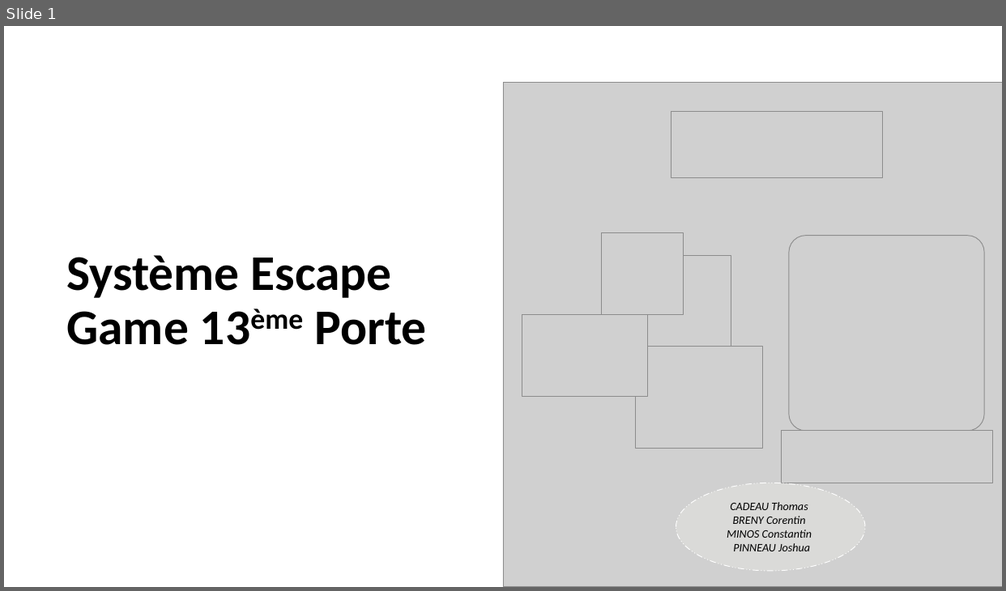
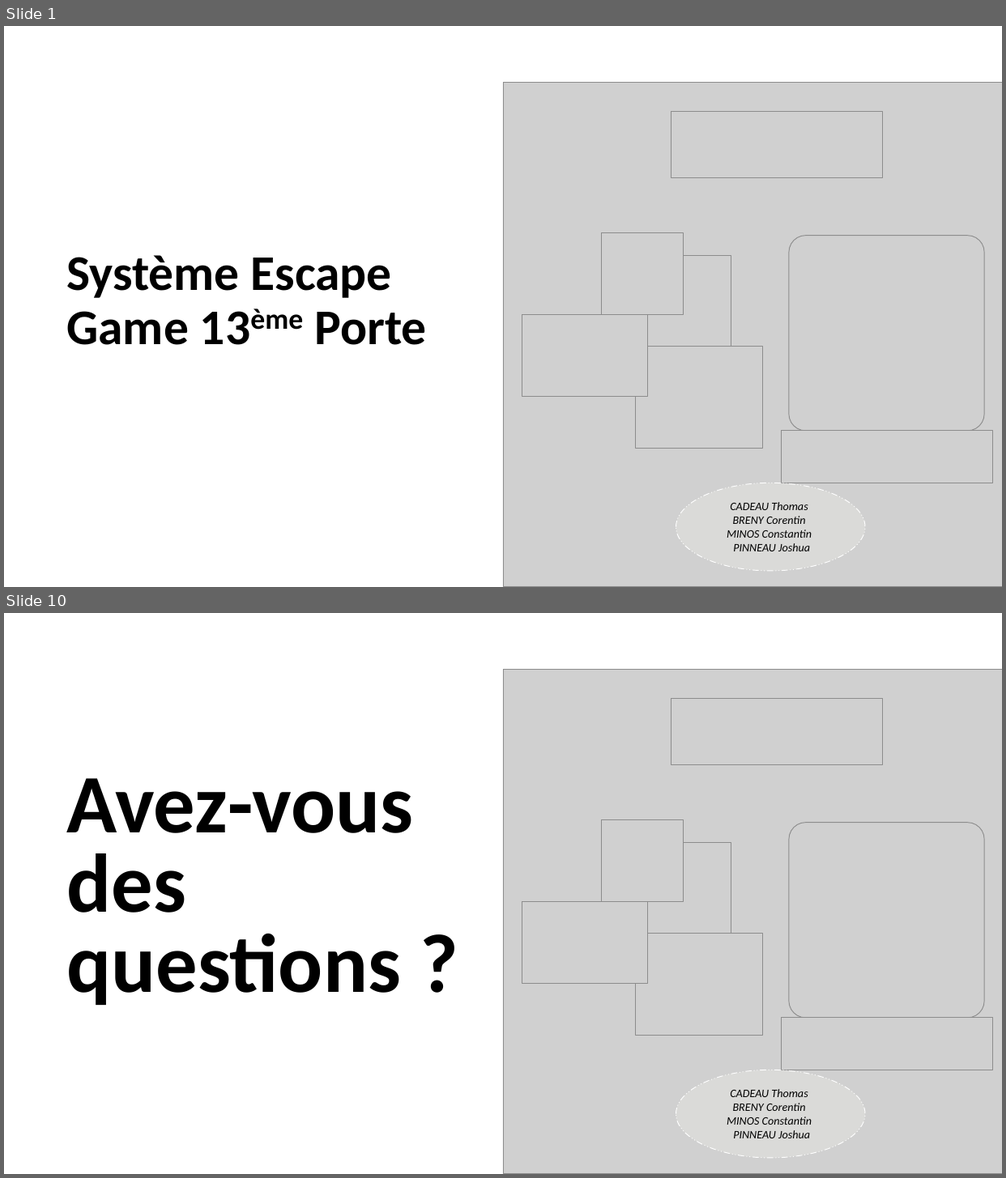
Before and after one commit to corentin-breny/Systeme_Escape_Game_13emePorte, a slide deck: Etudiants/Joshua/PremièreRevueDeProjet.pptx. Shown one above the other, each under a label of ours: slide 1 before the commit, slides 1 and 10 after it; the slides between them are not shown. The pictures are 1006x591 and 1006x1178 pixels, drawn with LibreOffice and Linux fonts; fonts in the diff are those of the drawing; grey boxes stand for pictures; background and template pictures are left out. Boxes give left, top, right and bottom in pixels: in the first picture for what was removed or moved away, otherwise in the second. Text is boxed around its words. In the diff, an @@ line names an element or a change of style, - is before the commit and + after.

```diff
--- a/Etudiants/Joshua/PremièreRevueDeProjet.pptx
+++ b/Etudiants/Joshua/PremièreRevueDeProjet.pptx
@@ slide 10 added at (x1=4, y1=613, x2=1002, y2=1174), background picture (left out) @@
@@ picture added at (x1=503, y1=669, x2=1002, y2=1174) @@
@@ picture added at (x1=671, y1=698, x2=883, y2=765) @@
@@ text added at (x1=66, y1=778, x2=413, y2=1005), 80 pt, text #000000, bold @@
+Avez-vous des questions ?
@@ picture added at (x1=602, y1=820, x2=684, y2=902) @@
@@ picture added at (x1=790, y1=823, x2=985, y2=1018) @@
@@ picture added at (x1=636, y1=842, x2=731, y2=937) @@
@@ picture added at (x1=522, y1=902, x2=648, y2=983) @@
@@ picture added at (x1=635, y1=934, x2=763, y2=1036) @@
@@ picture added at (x1=781, y1=1018, x2=993, y2=1071) @@
@@ ellipse added at (x1=676, y1=1071, x2=866, y2=1159), fill #DADAD8, outline #FFFFFF 0.75 pt dashed, 11 pt, text #000000, italic @@
+CADEAU Thomas
+BRENY Corentin
+MINOS Constantin
+PINNEAU Joshua
```
Also in this commit, not shown: 2 slides changed, 6 other slides added, 5 slides removed.
